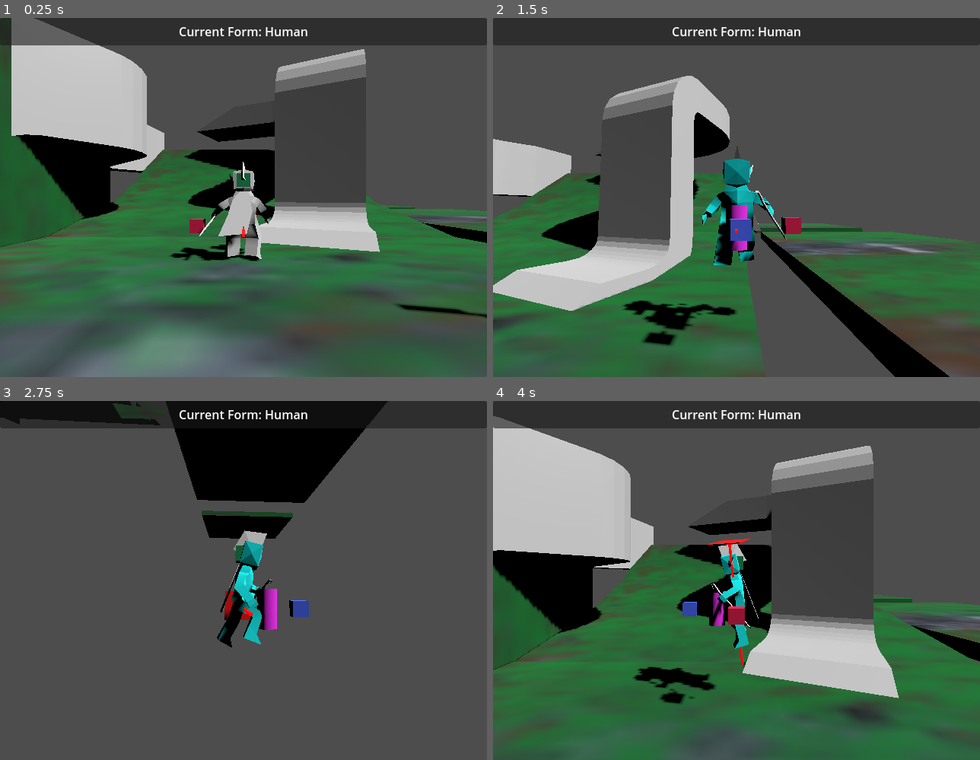
Above: before the commit, frames 1-4 (two rows, left to right).
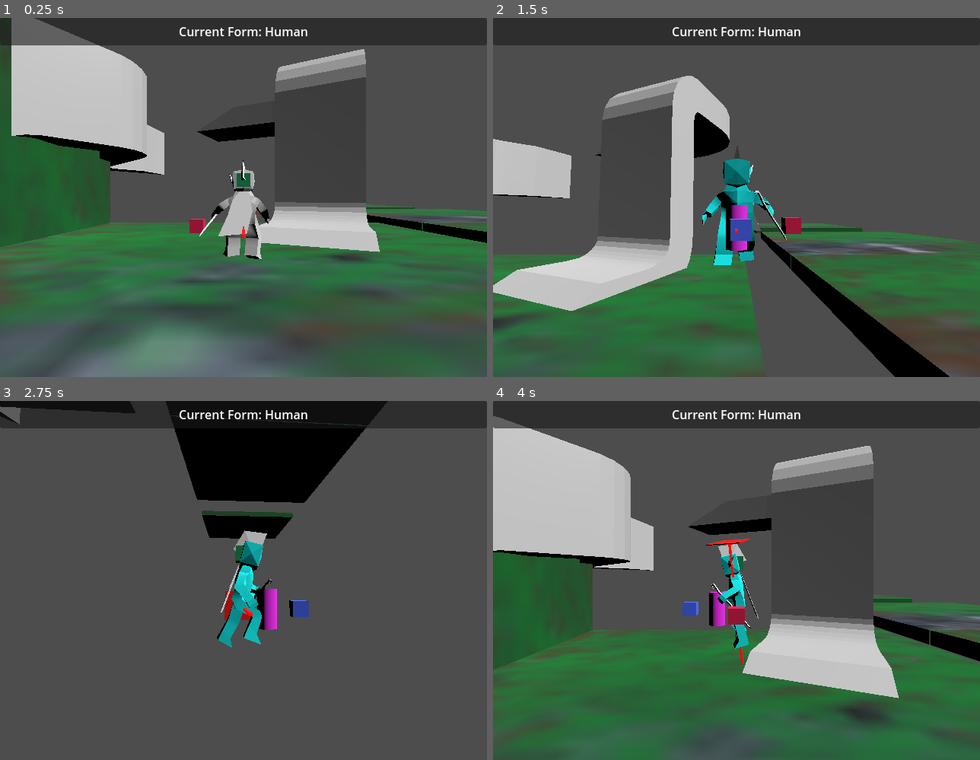
Above: after the commit, the same moments.

Repository: LettucePie/druid
Game: Godot game, scene res://playscenes/play_0.tscn
Two runs of this game, one before a commit and one after it. Both use one fixed random seed, a clock stepped at 60 frames per second and the inputs below.
Inputs:
- Up to frame 1 (0.25 s): no input
- Up to frame 2 (1.5 s): tap Enter (ui_accept) at 0.5 s; hold D (move_right) 0.53-1.28 s; tap N (attack) at 0.6 s; tap Space (jump) at 0.77 s; hold S (move_down) from 1.28 s (still down); tap K (cam_down) at 1.35 s
- Up to frame 3 (2.75 s): tap Space (jump) at 1.52 s; release S (move_down) at 2.03 s; hold D (move_right) from 2.03 s (still down); tap J (cam_left) at 2.1 s
- Up to frame 4 (4 s): release D (move_right) at 2.78 s; hold W (move_up) 2.78-3.53 s; tap L (cam_right) at 2.85 s; tap Space (jump) at 3.02, 3.77 s; hold A (move_left) from 3.53 s (still down); tap I (cam_up) at 3.6 s

The runs differ from the first frame. In frame 1, 8.6% of the frame differs, in the area x 0-100%, y 28-84%; in frame 2, 6.5%; in frame 3, 1.4%; in frame 4, 11%, in the area x 0-99%, y 30-85%.
Error in both runs: Invalid call. Nonexistent function 'start' in base 'Nil'. (res://core/player.gd:430)

Commit message:
discovered shadows and intercepting geometry costs frames

Diff:
--- a/core/player.tscn
+++ b/core/player.tscn
@@ -133,37 +133,37 @@
 transform = Transform3D(-0.312618, 0, -2.73299e-08, 0, 0.312618, 0, 2.73299e-08, 0, -0.312618, 0, 0.143265, 0)
 
 [node name="Skeleton3D" parent="player_mesh/human_armature" index="0"]
-bones/0/position = Vector3(0, -0.158355, -0.10598)
+bones/0/position = Vector3(0, -0.151714, -0.10598)
 bones/0/rotation = Quaternion(0.0914123, -0.00244562, -0.0016501, 0.995809)
-bones/1/rotation = Quaternion(-0.0158436, -0.00474521, 0.7979, 0.602563)
+bones/1/rotation = Quaternion(-0.0114936, 0.0141269, 0.797327, 0.603272)
 bones/2/rotation = Quaternion(0.0834039, -0.0313383, 0.324214, 0.941779)
 bones/3/rotation = Quaternion(0.317049, 0.0415371, 0.0138462, 0.947398)
-bones/5/rotation = Quaternion(0.0110317, -0.0138927, 0.00329454, 0.999837)
+bones/5/rotation = Quaternion(-0.0137709, -0.0138757, 0.00376719, 0.999802)
 bones/6/rotation = Quaternion(-0.0150778, -3.56578e-05, -0.000320333, 0.999886)
 bones/10/position = Vector3(-0.34512, -0.192523, -0.00858107)
-bones/10/rotation = Quaternion(-0.214918, 0.256363, 0.939858, 0.0689639)
-bones/11/rotation = Quaternion(-0.425956, 0.00117183, -0.00277899, 0.904739)
+bones/10/rotation = Quaternion(-0.215304, 0.251043, 0.941293, 0.0677472)
+bones/11/rotation = Quaternion(-0.412271, 0.0011298, -0.00279638, 0.911056)
 bones/12/rotation = Quaternion(-0.0599468, -0.00843683, -0.742144, 0.667501)
-bones/13/rotation = Quaternion(-0.0821394, -0.0184854, -0.274531, 0.957885)
+bones/13/rotation = Quaternion(-0.0822697, -0.0187581, -0.273708, 0.958104)
 bones/14/rotation = Quaternion(0.395912, -0.0344117, -0.113618, 0.910582)
 bones/17/position = Vector3(0.358753, -0.19082, -0.0116346)
-bones/17/rotation = Quaternion(0.0969373, 0.360569, 0.923576, -0.0871866)
-bones/18/rotation = Quaternion(-0.289388, -0.0948017, -0.015797, 0.952375)
+bones/17/rotation = Quaternion(0.0978795, 0.350505, 0.927442, -0.0861274)
+bones/18/rotation = Quaternion(-0.273933, -0.095045, -0.0142603, 0.956935)
 
 [node name="ear_a" parent="player_mesh/human_armature/Skeleton3D" index="0"]
-transform = Transform3D(0.999448, -0.00253311, -0.0331121, -0.00326886, 0.98474, -0.174, 0.0330476, 0.174012, 0.984189, 0.000675779, 1.67701, 0.233288)
+transform = Transform3D(0.999448, -0.00253311, -0.0331121, -0.00162584, 0.992159, -0.124975, 0.0331691, 0.12496, 0.991607, 0.000675778, 1.68981, 0.194556)
 bone_idx = 7
 
 [node name="hair_a" parent="player_mesh/human_armature/Skeleton3D" index="1"]
-transform = Transform3D(0.999448, -0.00253311, -0.0331121, -0.00326886, 0.98474, -0.174, 0.0330476, 0.174012, 0.984189, 0.00858761, 2.10889, 0.0367315)
+transform = Transform3D(0.999448, -0.00253311, -0.0331121, -0.00162584, 0.992159, -0.124975, 0.0331691, 0.12496, 0.991607, 0.00858761, 2.11141, -0.0231775)
 bone_idx = 8
 
 [node name="cape" parent="player_mesh/human_armature/Skeleton3D" index="2"]
-transform = Transform3D(0.999449, -0.0329398, 0.00416953, 0.0332021, 0.990827, -0.130993, 0.000183597, 0.131059, 0.991375, -0.0395435, 1.21165, -0.286814)
+transform = Transform3D(0.999449, -0.0329398, 0.00416953, 0.0331704, 0.996108, -0.0816643, -0.0014633, 0.0817577, 0.996651, -0.0395435, 1.19922, -0.301826)
 bone_idx = 9
 
 [node name="staff_a" parent="player_mesh/human_armature/Skeleton3D" index="3"]
-transform = Transform3D(0.415215, -0.289958, 0.862277, 0.848155, 0.466153, -0.251662, -0.328981, 0.835839, 0.439482, 1.37543, 0.00524759, 0.209116)
+transform = Transform3D(0.413614, -0.290568, 0.86284, 0.848849, 0.46575, -0.250063, -0.329207, 0.835851, 0.439289, 1.37682, 0.0131222, 0.20904)
 bone_idx = 16
 
 [node name="standin_floor" parent="player_mesh" index="1"]
--- a/stages/stage_0.tscn
+++ b/stages/stage_0.tscn
@@ -64,36 +64,6 @@
 material_override = SubResource("StandardMaterial3D_5cjng")
 mesh = SubResource("BoxMesh_oup2k")
 
-[node name="floor2" type="StaticBody3D" parent="."]
-transform = Transform3D(1, 0, 0, 0, 0.97555, -0.219778, 0, 0.219778, 0.97555, 0, 0, -1.95003)
-
-[node name="CollisionShape3D" type="CollisionShape3D" parent="floor2"]
-shape = SubResource("BoxShape3D_321b2")
-
-[node name="MeshInstance3D" type="MeshInstance3D" parent="floor2"]
-material_override = SubResource("StandardMaterial3D_5cjng")
-mesh = SubResource("BoxMesh_oup2k")
-
-[node name="floor3" type="StaticBody3D" parent="."]
-transform = Transform3D(1, 0, 0, 0, 0.901953, -0.431834, 0, 0.431834, 0.901953, 0, 0.301447, -4.42254)
-
-[node name="CollisionShape3D" type="CollisionShape3D" parent="floor3"]
-shape = SubResource("BoxShape3D_321b2")
-
-[node name="MeshInstance3D" type="MeshInstance3D" parent="floor3"]
-material_override = SubResource("StandardMaterial3D_5cjng")
-mesh = SubResource("BoxMesh_oup2k")
-
-[node name="floor4" type="StaticBody3D" parent="."]
-transform = Transform3D(1, 0, 0, 0, 0.784159, -0.620559, 0, 0.620559, 0.784159, 0, 0.614437, -6.02883)
-
-[node name="CollisionShape3D" type="CollisionShape3D" parent="floor4"]
-shape = SubResource("BoxShape3D_321b2")
-
-[node name="MeshInstance3D" type="MeshInstance3D" parent="floor4"]
-material_override = SubResource("StandardMaterial3D_5cjng")
-mesh = SubResource("BoxMesh_oup2k")
-
 [node name="wall" type="StaticBody3D" parent="."]
 transform = Transform3D(-4.37114e-08, 0.996725, 0.08086, -1, -4.35683e-08, -3.5345e-09, 0, -0.08086, 0.996725, -4.75023, 2.07639e-07, 0)
 
@@ -106,7 +76,6 @@
 
 [node name="DirectionalLight3D" type="DirectionalLight3D" parent="."]
 transform = Transform3D(0.784214, 0.190011, 0.590682, -0.620491, 0.240147, 0.746539, 0, -0.951958, 0.306227, 0, 0, 0)
-shadow_enabled = true
 
 [node name="winding_shape_a" parent="." instance=ExtResource("3_g1715")]
 transform = Transform3D(0.185264, 0, 0.452823, 0, 0.489256, 0, -0.452823, 0, 0.185264, 2.24346, 1.53157, -3.35345)
